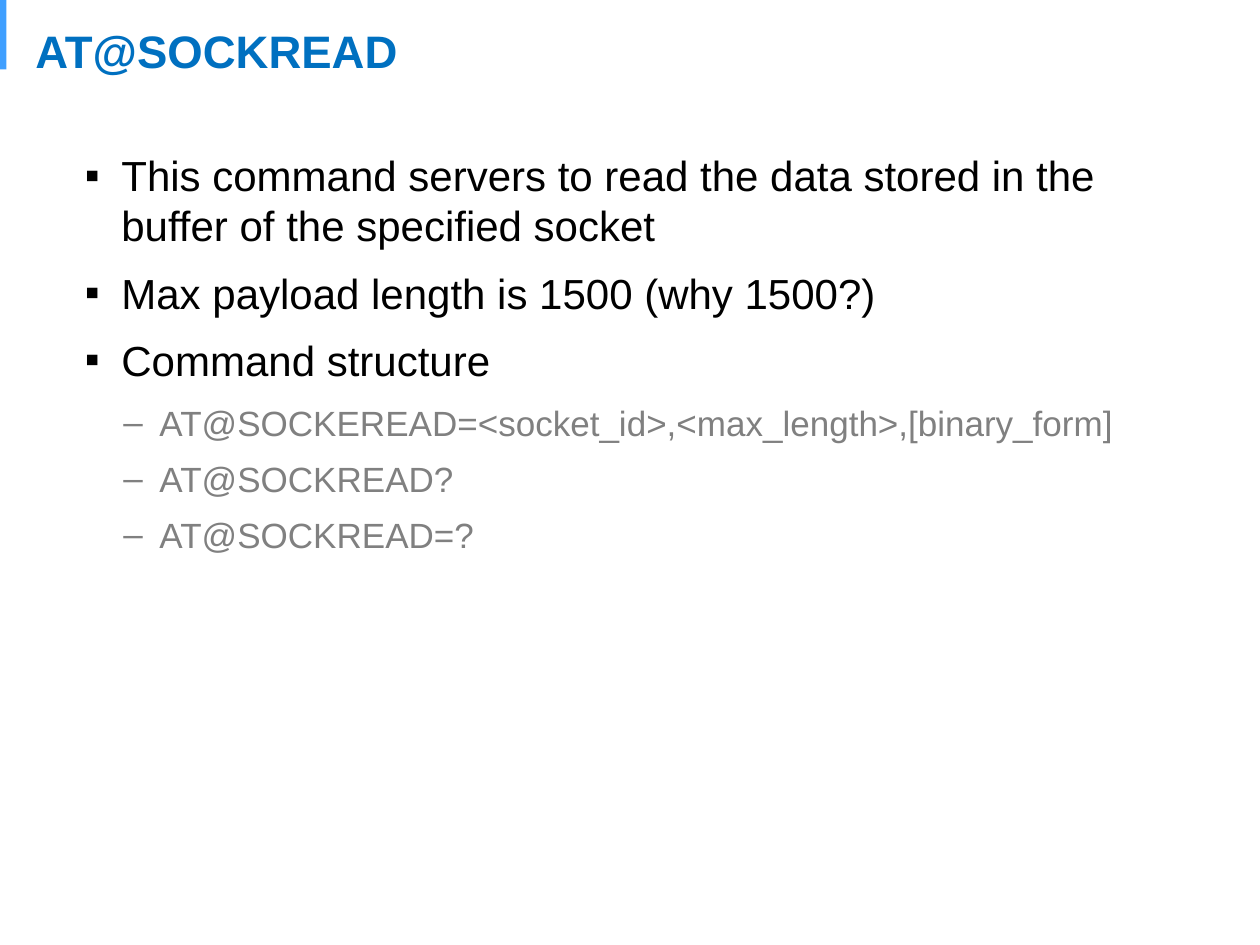
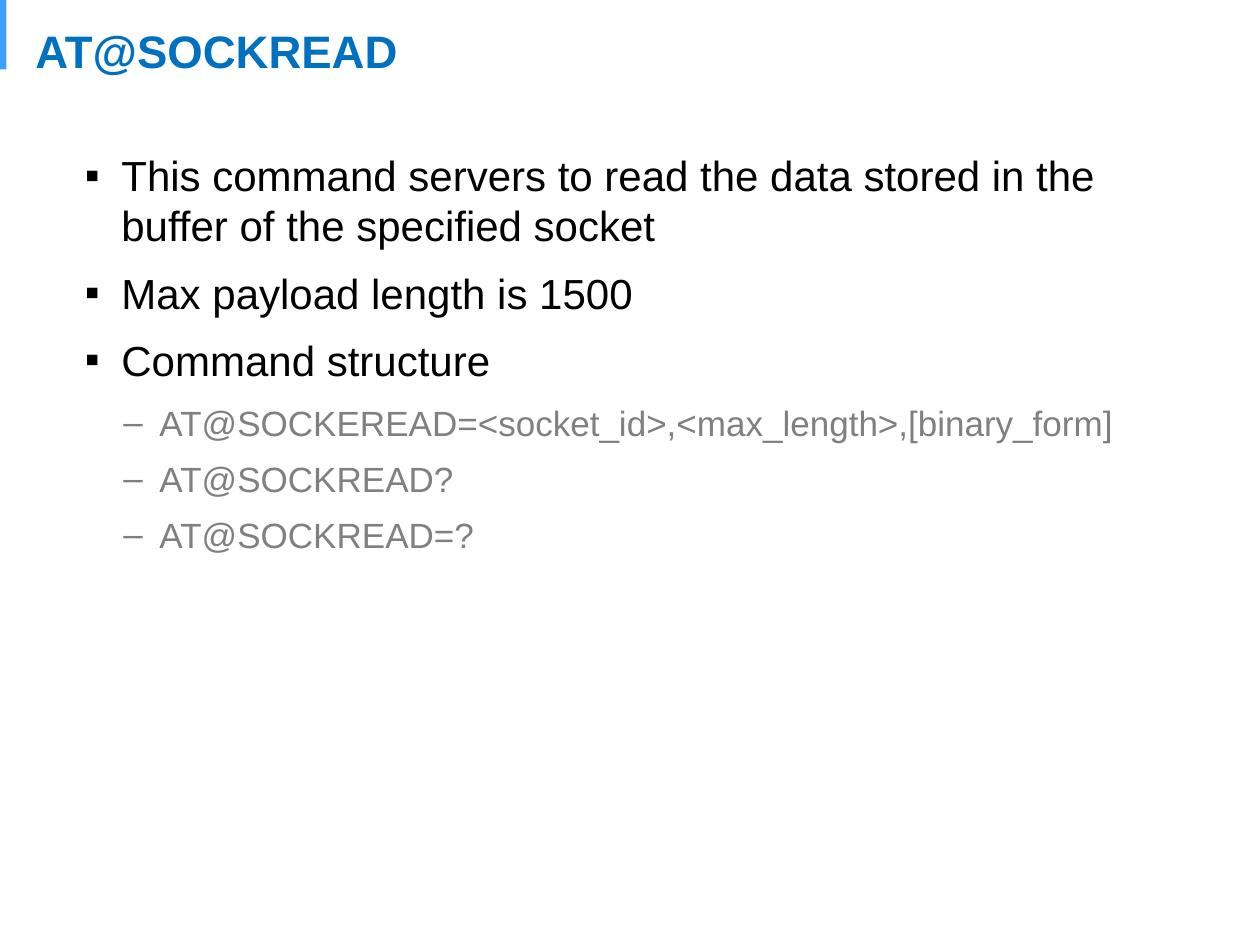
Before and after one commit to WeiLin66/flow, a slide deck: slide 4 of ppt/PPT/WNC AT Commands for Socket 2.pptx. Drawn at 1260x945 pixels with LibreOffice and Linux fonts; fonts in the diff are those of the drawing; background and template pictures are left out. Boxes give left, top, right and bottom in pixels: in the first picture for what was removed or moved away, otherwise in the second. Text is boxed around its words. In the diff, an @@ line names an element or a change of style, - is before the commit and + after.

```diff
--- a/ppt/PPT/WNC AT Commands for Socket 2.pptx
+++ b/ppt/PPT/WNC AT Commands for Socket 2.pptx
@@ text at (121,278,632,317): text changed @@
-▪ Max payload length is 1500 (why 1500?)
+▪ Max payload length is 1500
```
Also in this commit, not shown: 2 other slides changed, 2 other files.
